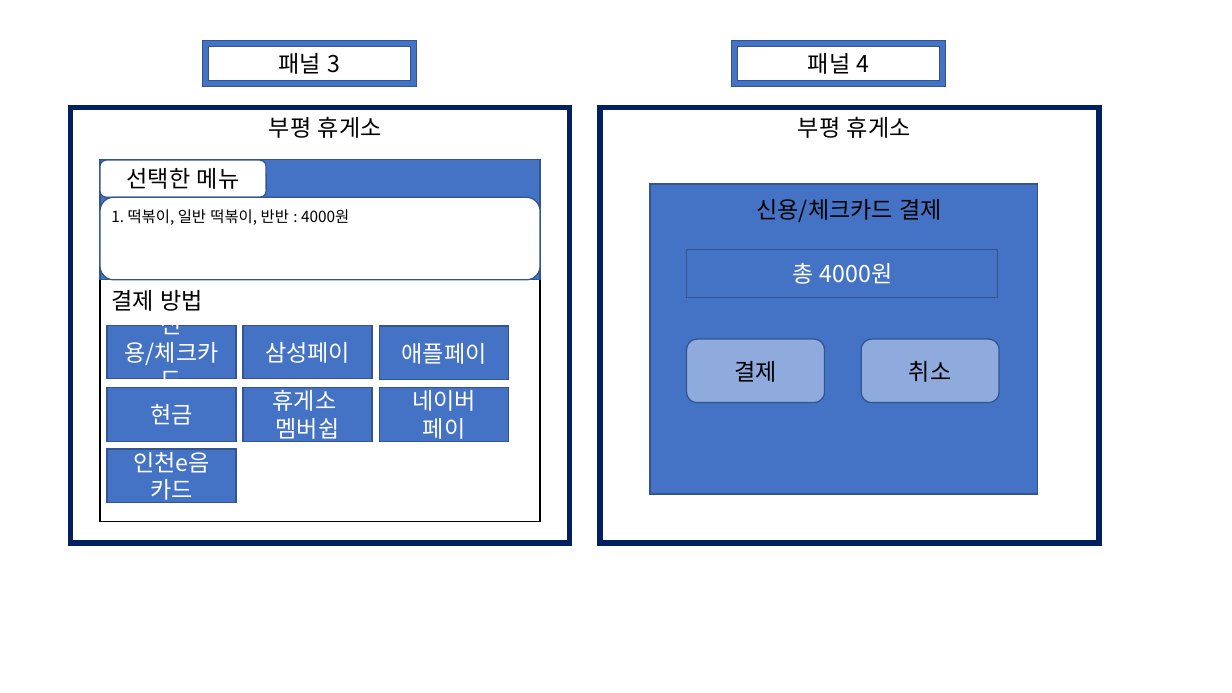
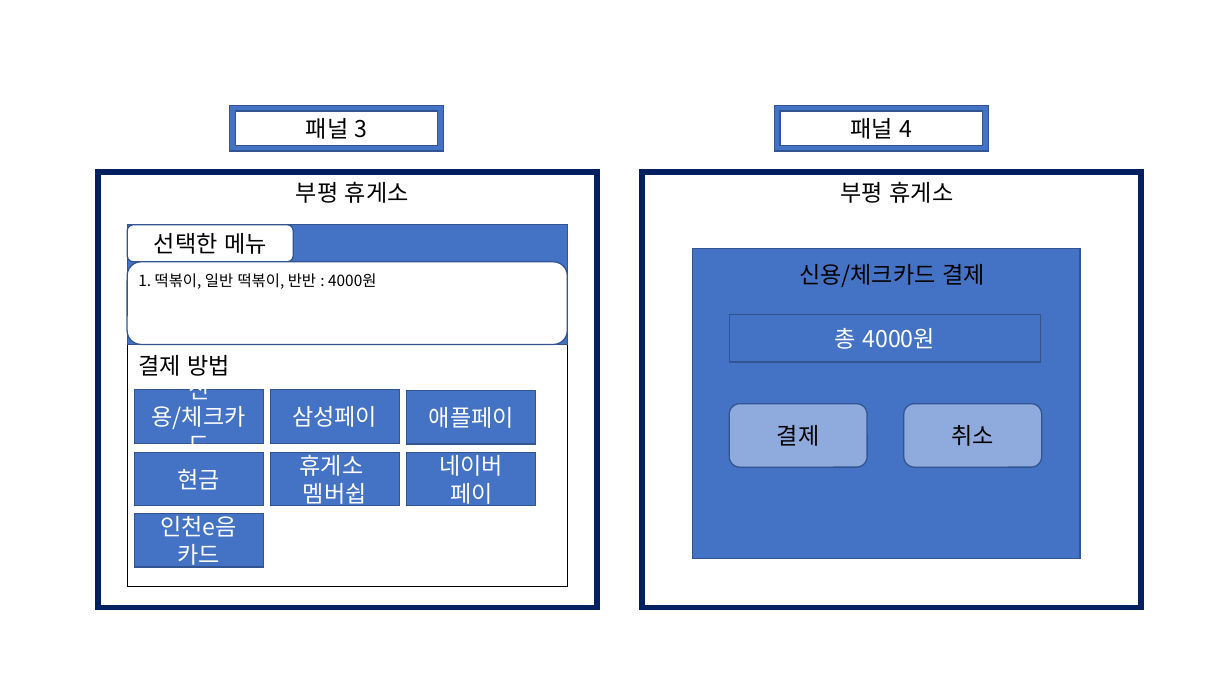
Before and after one commit to ase10git/JavaProject, a slide deck: slide 3 of 자바프로젝트 20231114.pptx (slide 6 before the commit). Drawn at 1232x693 pixels with LibreOffice and Linux fonts; fonts in the diff are those of the drawing. Boxes give left, top, right and bottom in pixels: in the first picture for what was removed or moved away, otherwise in the second. Text is boxed around its words. In the diff, an @@ line names an element or a change of style, - is before the commit and + after.

```diff
--- a/자바프로젝트 20231114.pptx
+++ b/자바프로젝트 20231114.pptx
@@ 2 rectangles, 1 text, 1 rounded rectangle: place and size @@
-2 rectangles, 1 text, 1 rounded rectangle at box(600, 107, 1099, 543)
+2 rectangles, 1 text, 1 rounded rectangle at box(642, 172, 1141, 607)
@@ 3 rectangles, 2 rounded rectangles, 1 frame: place and size @@
-3 rectangles, 2 rounded rectangles, 1 frame at box(70, 41, 569, 543)
+3 rectangles, 2 rounded rectangles, 1 frame at box(98, 105, 597, 607)
@@ 1 text, 1 rounded rectangle, 1 frame, 1 rectangle: place and size @@
-1 text, 1 rounded rectangle, 1 frame, 1 rectangle at box(650, 41, 1037, 494)
+1 text, 1 rounded rectangle, 1 frame, 1 rectangle at box(693, 105, 1080, 558)
@@ 7 rectangles, 3 texts: place and size @@
-7 rectangles, 3 texts at box(107, 116, 509, 503)
+7 rectangles, 3 texts at box(134, 181, 536, 567)
```
Also in this commit, not shown: 3 other slides changed, 2 slides added, 5 slides removed, 8 other files.
